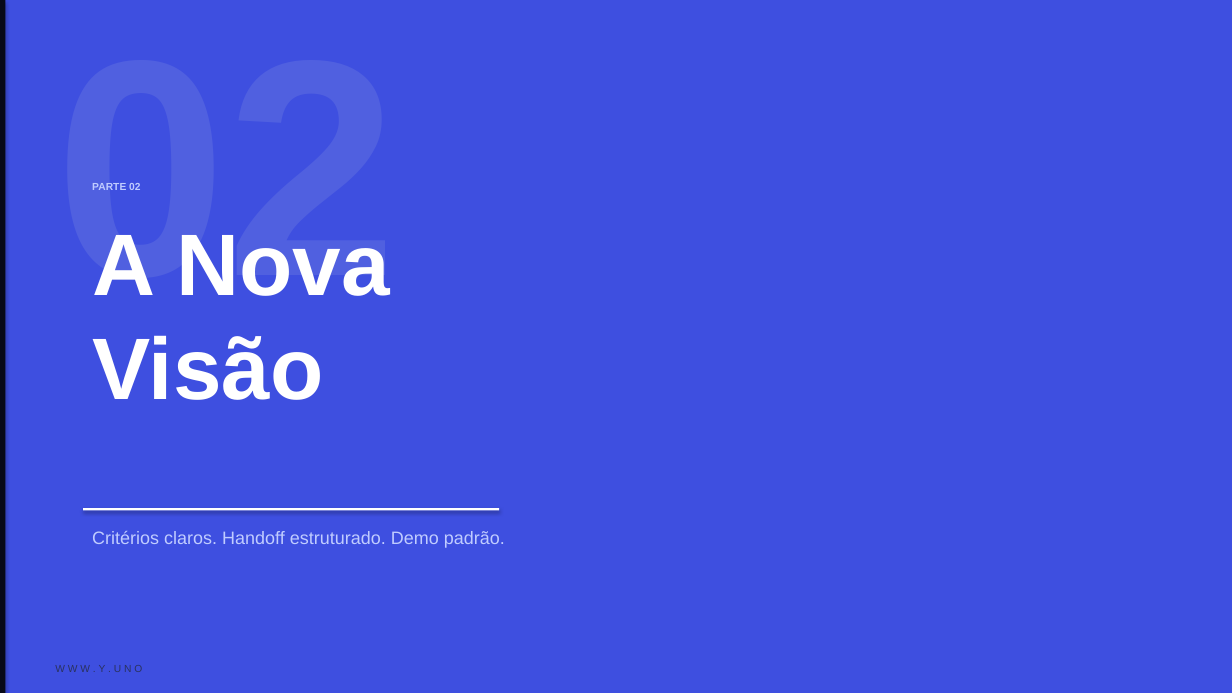
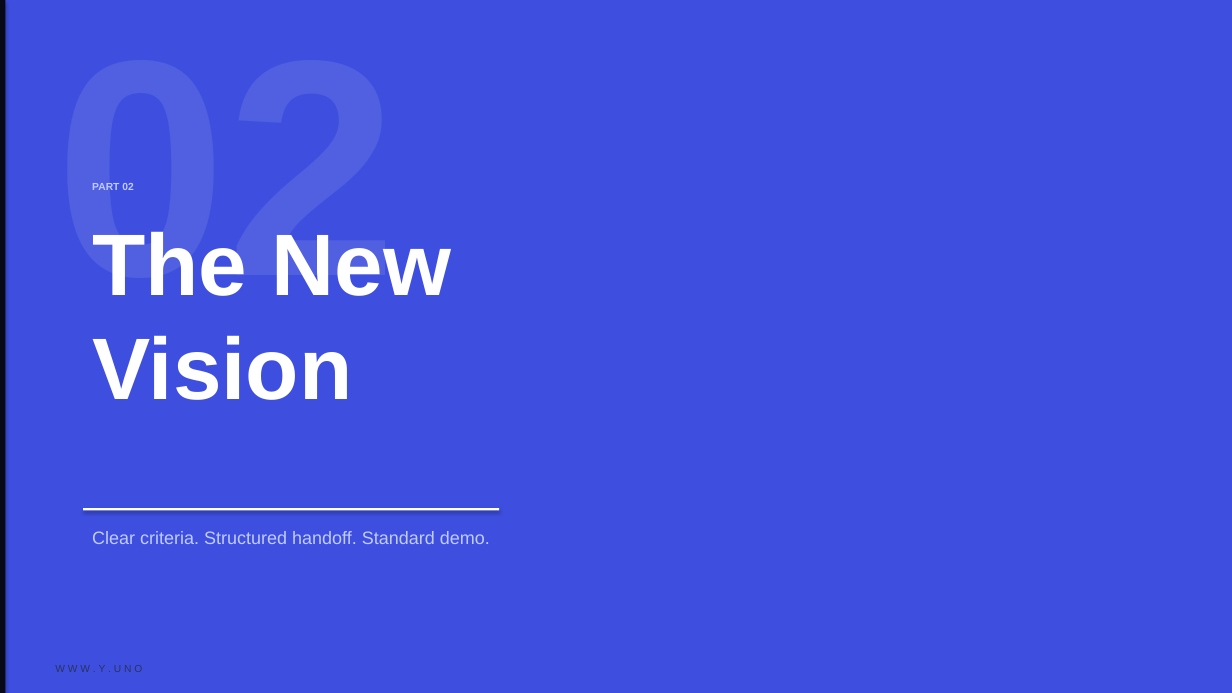
Before and after one commit to andyarapedrosa/yuno-sdk-demos, a slide deck: slide 5 of SE_Process_AsIs_ToBe.pptx. Drawn at 1232x693 pixels with LibreOffice and Linux fonts; fonts in the diff are those of the drawing. Boxes give left, top, right and bottom in pixels: in the first picture for what was removed or moved away, otherwise in the second. Text is boxed around its words. In the diff, an @@ line names an element or a change of style, - is before the commit and + after.

```diff
--- a/SE_Process_AsIs_ToBe.pptx
+++ b/SE_Process_AsIs_ToBe.pptx
@@ text at [92, 183, 133, 190]: text changed @@
-PARTE 02
+PART 02
@@ text at [92, 232, 450, 400]: text changed @@
-A Nova
-Visão
+The New
+Vision
@@ text at [92, 531, 490, 544]: text changed @@
-Critérios claros. Handoff estruturado. Demo padrão.
+Clear criteria. Structured handoff. Standard demo.
```
Also in this commit, not shown: 11 other slides changed.
